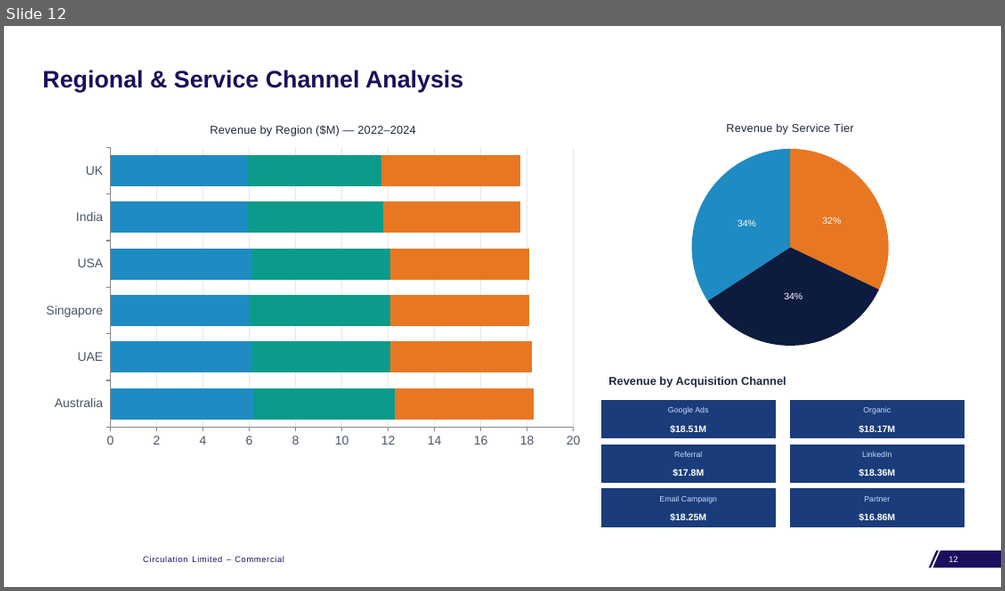
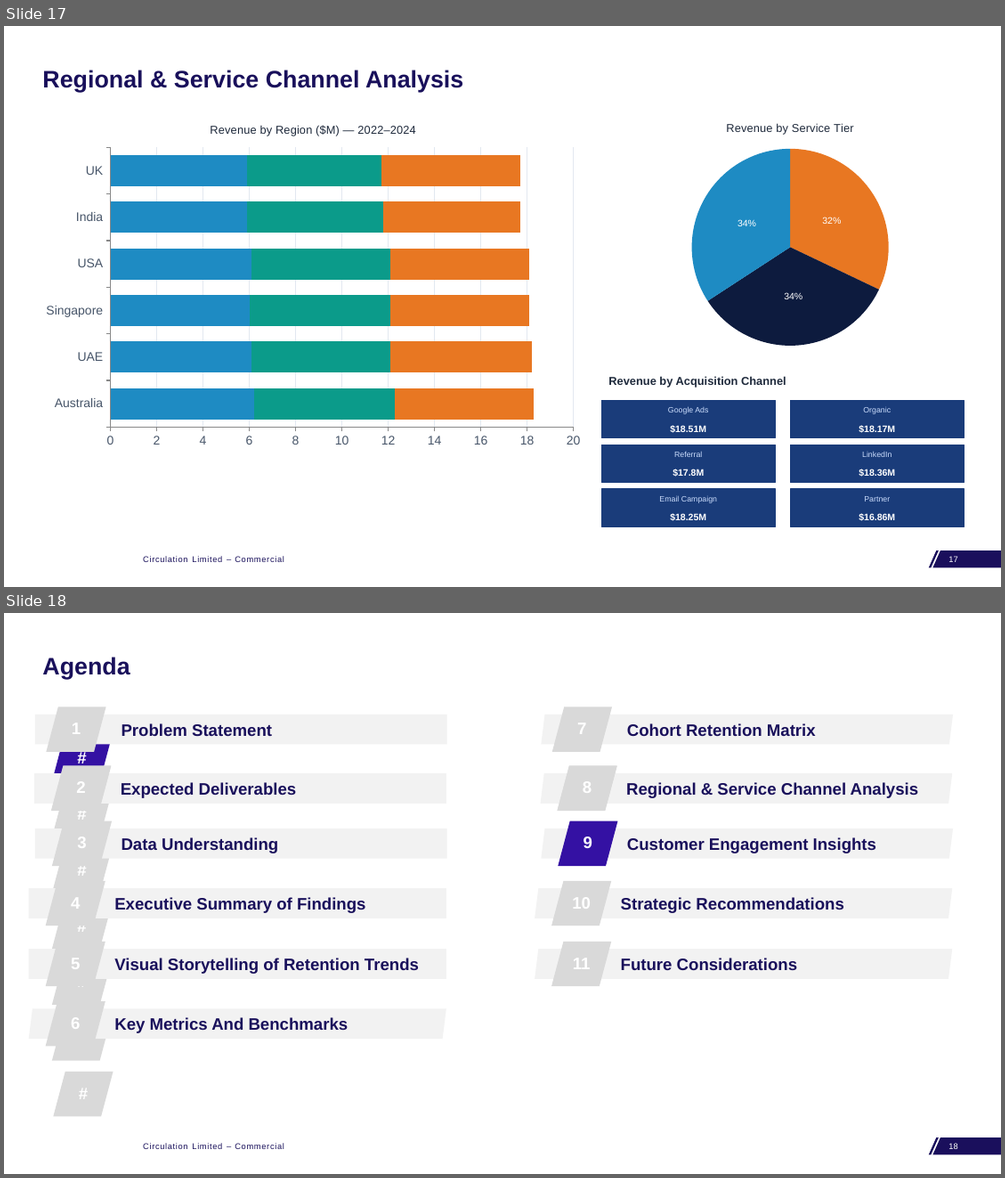
Before and after one commit to tiyajain2200/fabric-to-outfit-cgan, a slide deck: BI_PROJECT_PPT.pptx. Shown one above the other, each under a label of ours: slide 12 before the commit, slides 17 and 18 after it. The pictures are 1005x591 and 1005x1178 pixels, drawn with LibreOffice and Linux fonts; fonts in the diff are those of the drawing; background and template pictures are left out. Boxes give left, top, right and bottom in pixels: in the first picture for what was removed or moved away, otherwise in the second. Text is boxed around its words. In the diff, an @@ line names an element or a change of style, - is before the commit and + after.

```diff
--- a/BI_PROJECT_PPT.pptx
+++ b/BI_PROJECT_PPT.pptx
@@ slide 18 added at (4,613,1001,1174), background #FFFFFF; not listed: 3 template elements that a slide beside it also shows @@
@@ title added at (42,657,129,679), 23 pt, text #19105B, bold @@
+Agenda
@@ text added at (35,714,447,745), fill #F2F2F2, 16 pt, text #19105B, bold @@
+Problem Statement
@@ flow chart input output added at (46,707,105,752), fill #D9D9D9, 16 pt, text #FFFFFF, bold @@
+1
@@ freeform shape added at (541,714,953,745), fill #F2F2F2, 16 pt, text #19105B, bold @@
+Cohort Retention Matrix
@@ flow chart input output added at (552,707,612,752), fill #D9D9D9, 16 pt, text #FFFFFF, bold @@
+7
@@ flow chart input output added at (51,766,111,811), fill #D9D9D9, 16 pt, text #FFFFFF, bold @@
+2
@@ flow chart input output added at (51,765,111,811), fill #D9D9D9, 16 pt, text #FFFFFF, bold @@
+2
@@ flow chart input output added at (558,766,617,811), fill #D9D9D9, 16 pt, text #FFFFFF, bold @@
+2
@@ flow chart input output added at (558,765,617,811), fill #D9D9D9, 16 pt, text #FFFFFF, bold @@
+8
@@ text added at (34,774,446,803), fill #F2F2F2, 16 pt, text #19105B, bold @@
+Expected Deliverables
@@ freeform shape added at (540,774,952,803), fill #F2F2F2, 16 pt, text #19105B, bold @@
+Regional & Service Channel Analysis
@@ flow chart input output added at (52,821,112,866), fill #D9D9D9, 16 pt, text #FFFFFF, bold @@
+3
@@ flow chart input output added at (558,821,618,866), fill #3411A3, 16 pt, text #FFFFFF, bold @@
+9
@@ text added at (35,828,447,859), fill #F2F2F2, 16 pt, text #19105B, bold @@
+Data Understanding
@@ freeform shape added at (541,828,953,859), fill #F2F2F2, 16 pt, text #19105B, bold @@
+Customer Engagement Insights
@@ text added at (29,888,446,918), fill #F2F2F2, 16 pt, text #19105B, bold @@
+Executive Summary of Findings
@@ flow chart input output added at (46,881,105,925), fill #D9D9D9, 16 pt, text #FFFFFF, bold @@
+4
@@ freeform shape added at (535,888,952,918), fill #F2F2F2, 16 pt, text #19105B, bold @@
+Strategic Recommendations
@@ flow chart input output added at (551,881,611,925), fill #D9D9D9, 16 pt, text #FFFFFF, bold @@
+10
@@ text added at (29,949,446,979), fill #F2F2F2, 16 pt, text #19105B, bold @@
+Visual Storytelling of Retention Trends
@@ flow chart input output added at (46,941,105,986), fill #D9D9D9, 16 pt, text #FFFFFF, bold @@
+5
@@ freeform shape added at (535,949,952,979), fill #F2F2F2, 16 pt, text #19105B, bold @@
+Future Considerations
@@ flow chart input output added at (551,941,611,986), fill #D9D9D9, 16 pt, text #FFFFFF, bold @@
+11
@@ freeform shape added at (29,1008,446,1038), fill #F2F2F2, 16 pt, text #19105B, bold @@
+Key Metrics And Benchmarks
@@ flow chart input output added at (46,1001,105,1046), fill #D9D9D9, 16 pt, text #FFFFFF, bold @@
+6
@@ what was slide 12 is now slide 17 @@
@@ page number at (948,556,957,562): text changed @@
-12
+17
```
Also in this commit, not shown: 7 other slides added.
